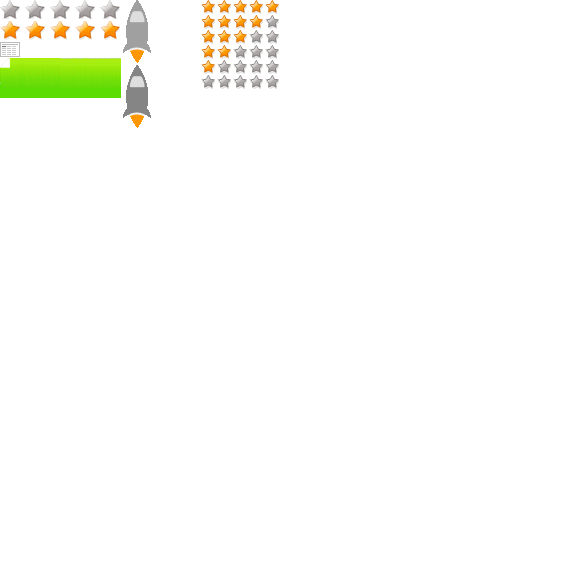
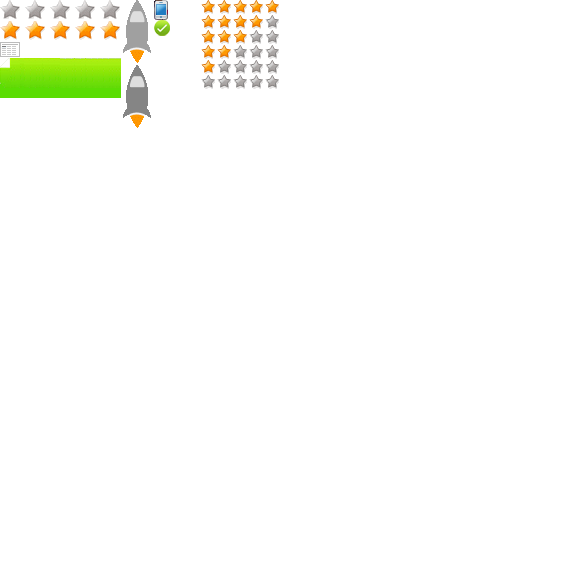
Revision of a layered 567×567 image; what changed, layer by layer:
added layer "图层 7" above "图层 5" over 154, 20, 170, 36
added layer "图层 5" above "图层 4" over 154, 0, 168, 20
